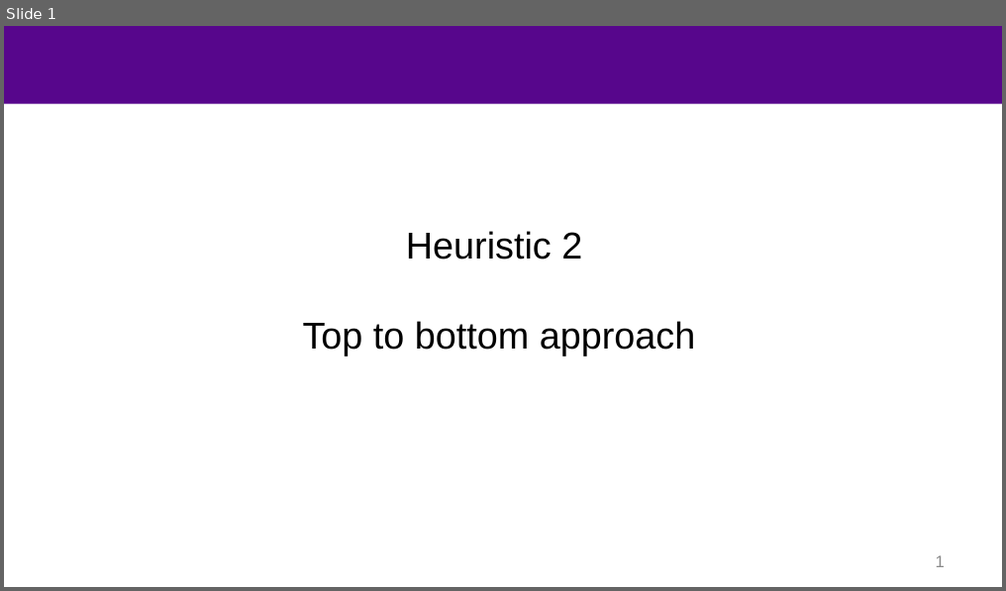
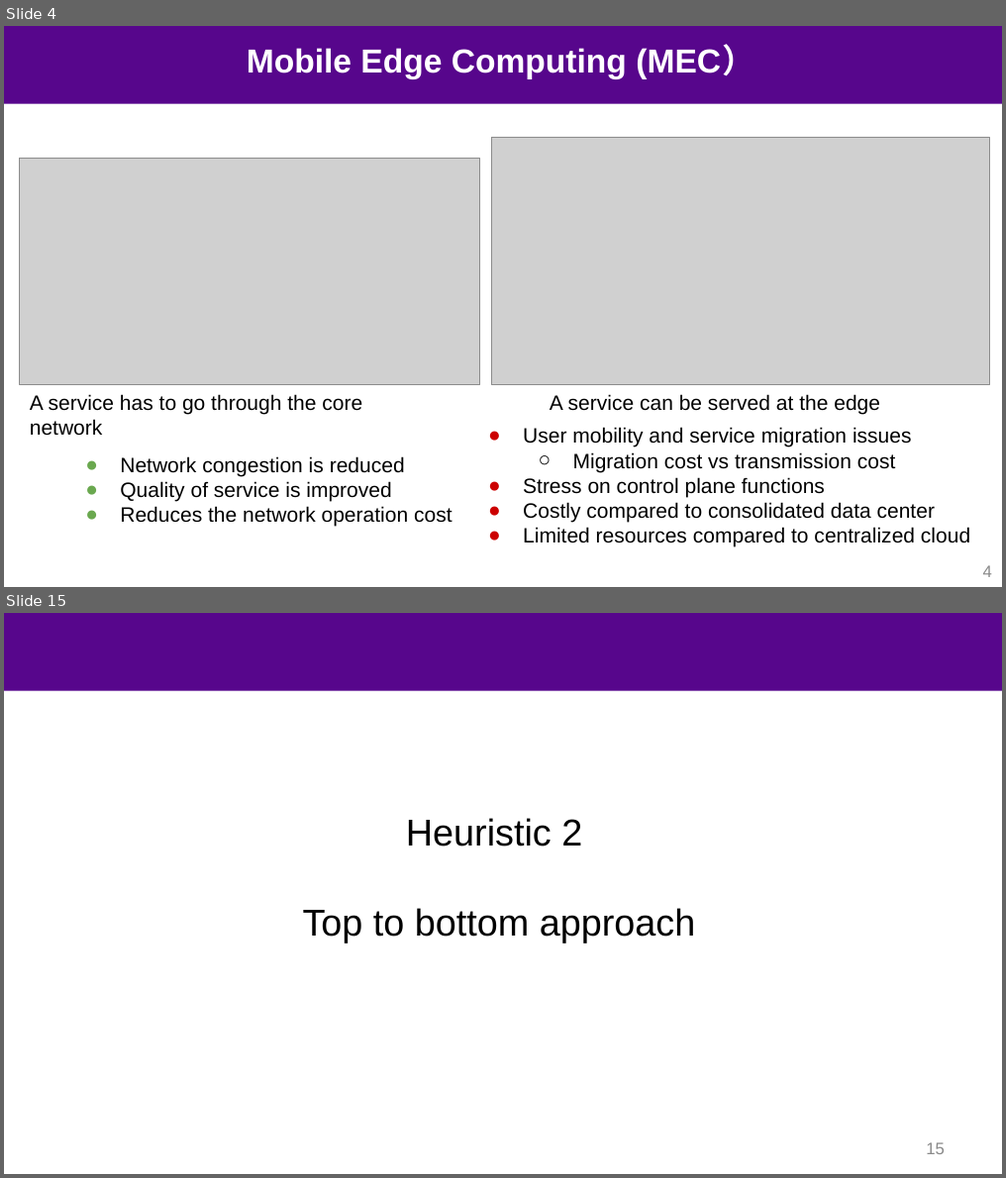
Before and after one commit to mustafafu/mec_request_routing, a slide deck: common_script/part2.pptx. Shown one above the other, each under a label of ours: slide 1 before the commit, slides 4 and 15 after it; the slides between them are not shown. The pictures are 1006x591 and 1006x1178 pixels, drawn with LibreOffice and Linux fonts; fonts in the diff are those of the drawing; grey boxes stand for pictures; background and template pictures are left out. Boxes give left, top, right and bottom in pixels: in the first picture for what was removed or moved away, otherwise in the second. Text is boxed around its words. In the diff, an @@ line names an element or a change of style, - is before the commit and + after.

```diff
--- a/common_script/part2.pptx
+++ b/common_script/part2.pptx
@@ slide 4 added at (x1=4, y1=26, x2=1002, y2=587), background #FFFFFF; not listed: 1 template element that a slide beside it also shows @@
@@ title added at (x1=247, y1=46, x2=754, y2=79), 32 pt, text #FFFFFF, bold @@
+Mobile Edge Computing (MEC）
@@ picture added at (x1=492, y1=137, x2=990, y2=385) @@
@@ picture added at (x1=20, y1=158, x2=480, y2=384) @@
@@ text added at (x1=30, y1=394, x2=362, y2=436), 20 pt, text #000000 @@
+A service has to go through the core network
@@ text added at (x1=549, y1=394, x2=880, y2=414), 20 pt, text #000000 @@
+A service can be served at the edge
@@ text added at (x1=523, y1=427, x2=970, y2=548), 20 pt, text #000000 @@
+● User mobility and service migration issues
+  ○ Migration cost vs transmission cost
+● Stress on control plane functions
+● Costly compared to consolidated data center
+● Limited resources compared to centralized cloud
@@ text added at (x1=120, y1=457, x2=452, y2=527), 20 pt, text #000000 @@
+● Network congestion is reduced
+● Quality of service is improved
+● Reduces the network operation cost
@@ page number added at (x1=983, y1=566, x2=992, y2=577), 16 pt, text #898989 @@
+4
@@ what was slide 1 is now slide 15 @@
@@ page number at (x1=926, y1=1143, x2=944, y2=1155): text changed @@
-1
+15
```
Also in this commit, not shown: 5 slides changed, 13 other slides added.
